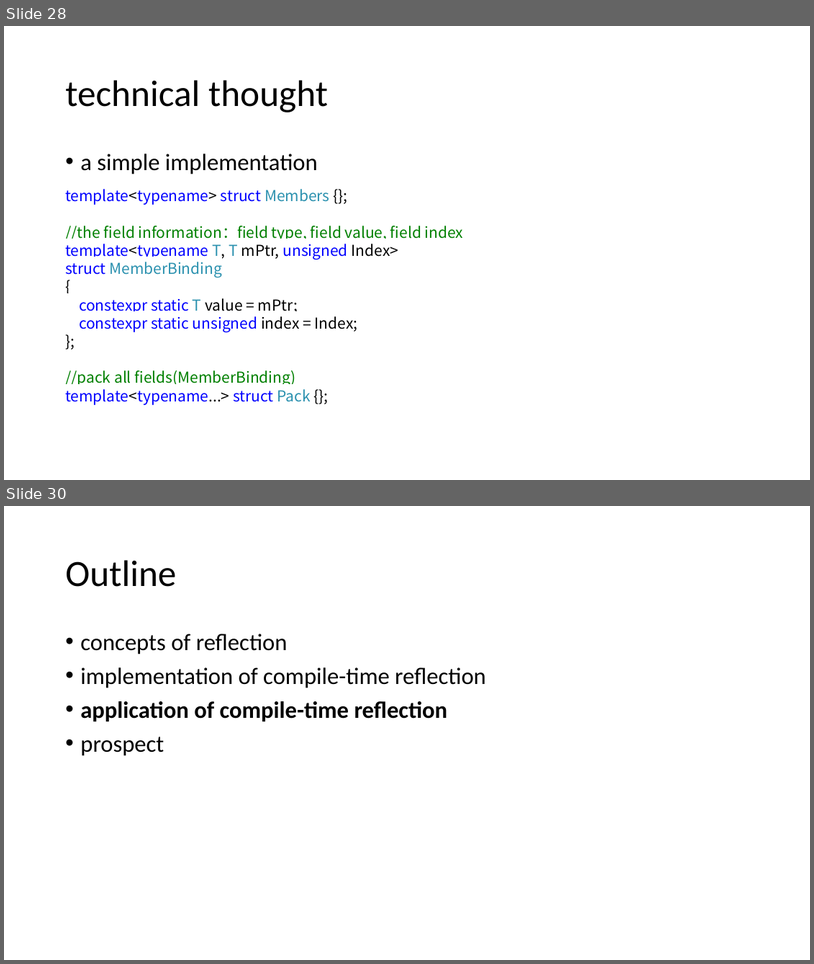
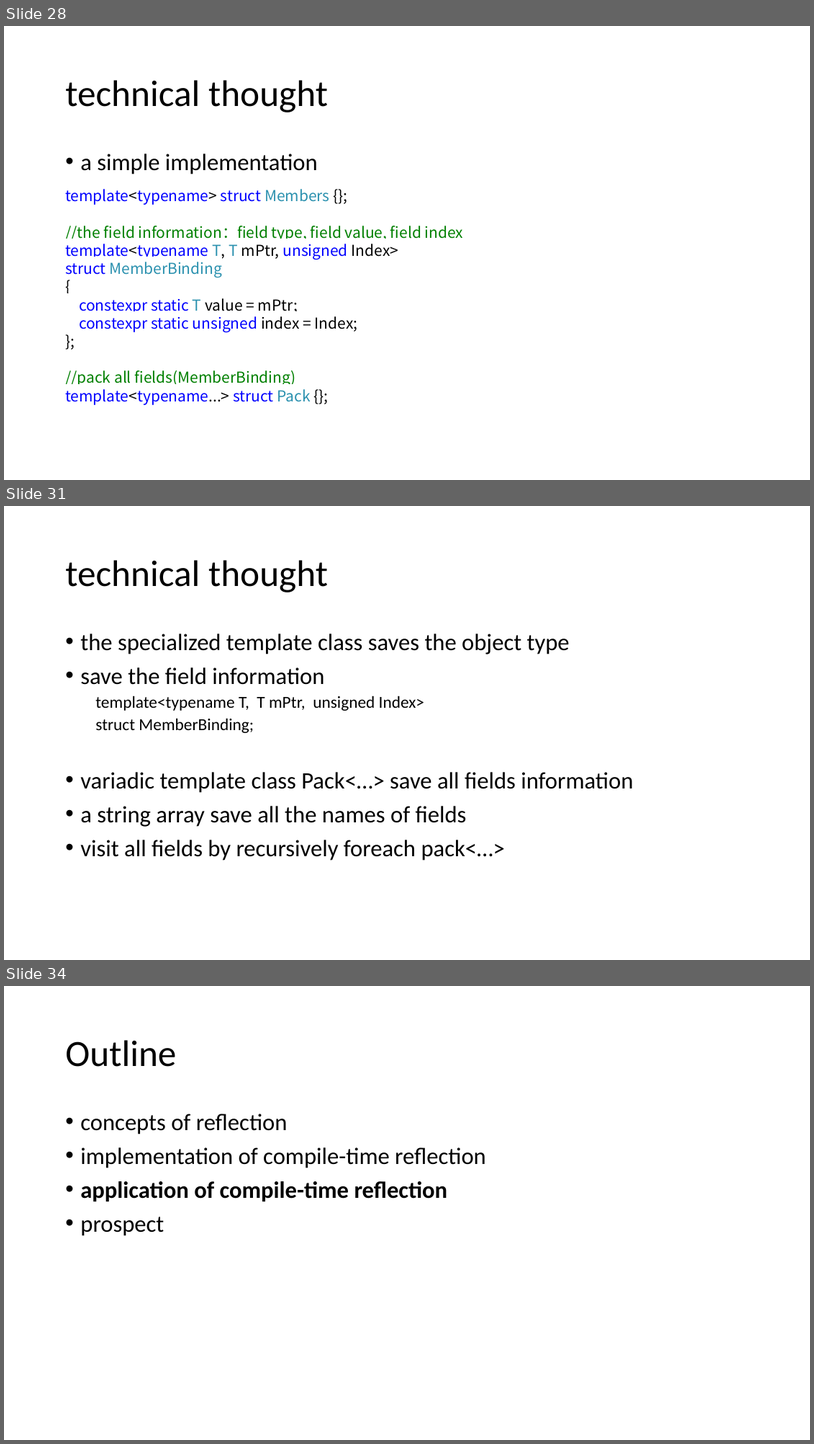
Before and after one commit to qicosmos/cppcon2017, a slide deck: cppcon2017.pptx. Shown one above the other, each under a label of ours: slides 28 and 30 before the commit, slides 28, 31 and 34 after it; the slides between them are not shown. The pictures are 814x964 and 814x1444 pixels, drawn with LibreOffice and Linux fonts; fonts in the diff are those of the drawing. Boxes give left, top, right and bottom in pixels: in the first picture for what was removed or moved away, otherwise in the second. Text is boxed around its words. In the diff, an @@ line names an element or a change of style, - is before the commit and + after.

```diff
--- a/cppcon2017.pptx
+++ b/cppcon2017.pptx
@@ slide 31 added at bbox=[4, 506, 810, 960], background #FFFFFF @@
@@ title added at bbox=[65, 560, 328, 592], 44 pt, text #000000 @@
+technical thought
@@ text added at bbox=[80, 633, 633, 860], 28 pt, text #000000 @@
+• the specialized template class saves the object type
+• save the field information
+  template<typename T, T mPtr, unsigned Index>
+  struct MemberBinding;
+  • variadic template class Pack<…> save all fields information
+  • a string array save all the names of fields
+  • visit all fields by recursively foreach pack<…>
@@ what was slide 30 is now slide 34 @@
```
Also in this commit, not shown: 1 slide changed, 3 other slides added.
